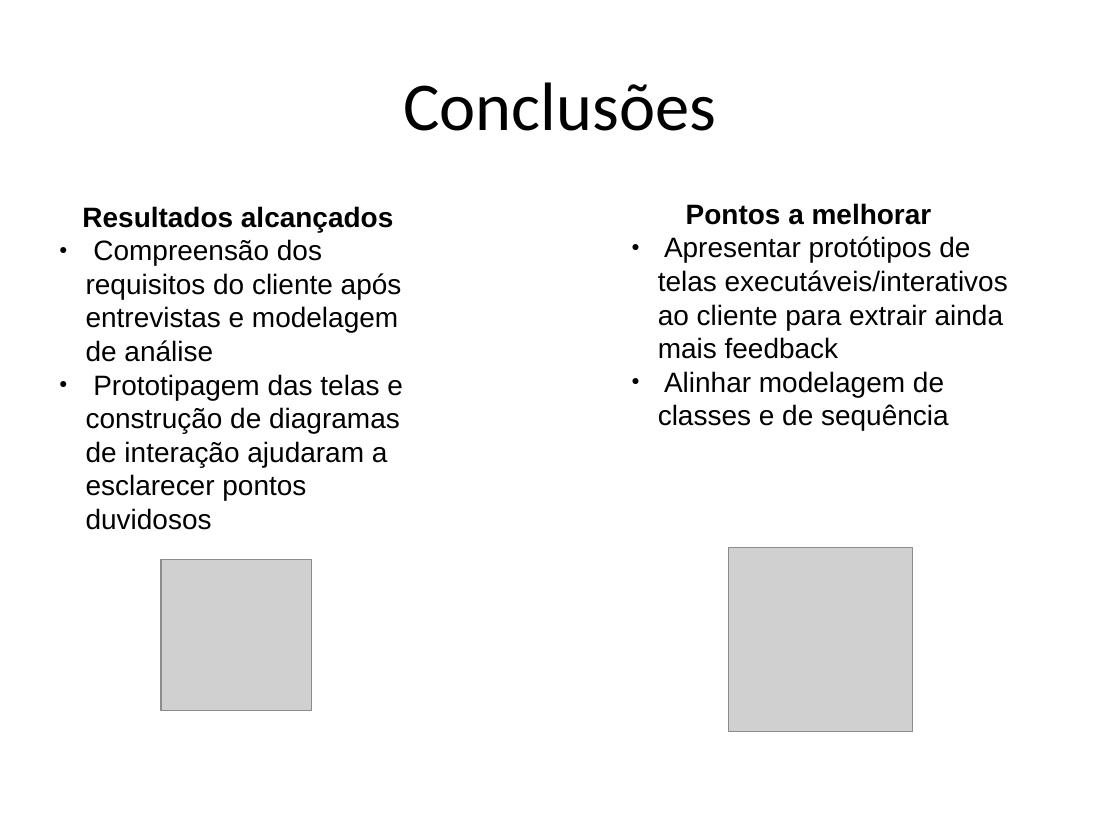
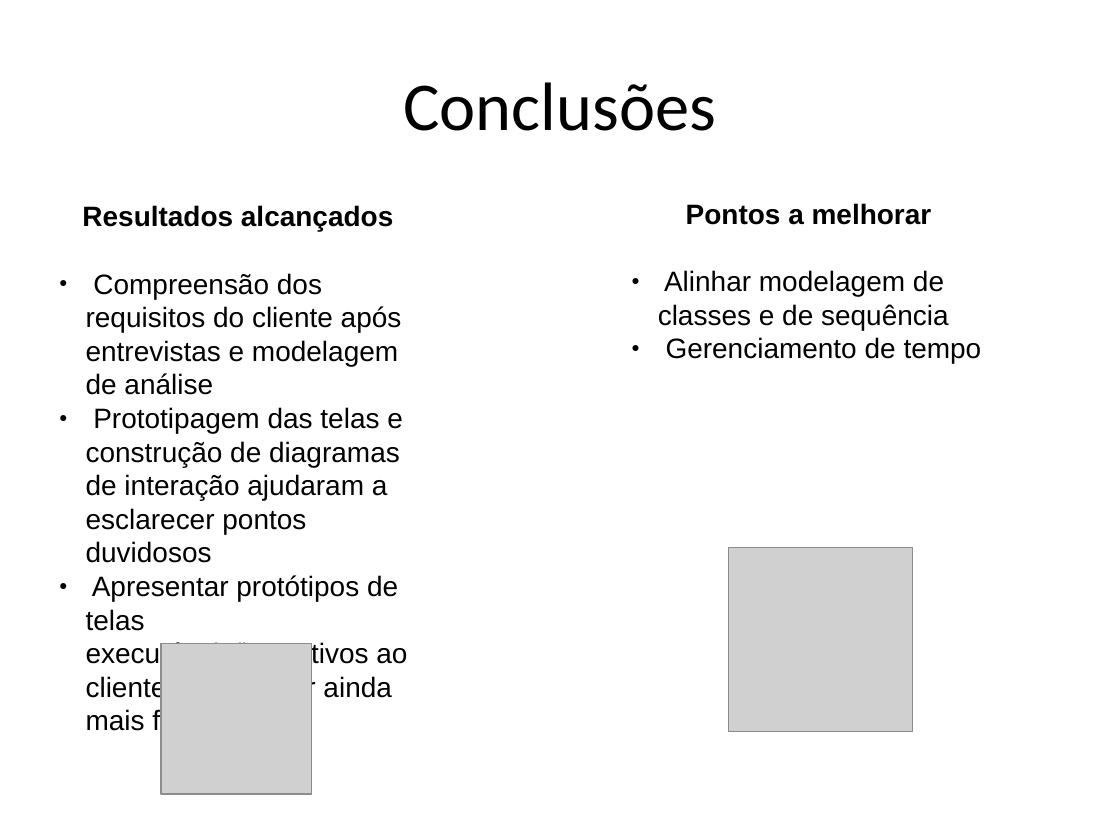
Before and after one commit to Pedro-V/projetorium, a slide deck: slide 17 of documentos/Projetorium-ESI-2023-1.odp. Drawn at 1120x840 pixels with LibreOffice and Linux fonts; fonts in the diff are those of the drawing; grey boxes stand for pictures. Boxes give left, top, right and bottom in pixels: in the first picture for what was removed or moved away, otherwise in the second. Text is boxed around its words. In the diff, an @@ line names an element or a change of style, - is before the commit and + after.

```diff
--- a/documentos/Projetorium-ESI-2023-1.odp
+++ b/documentos/Projetorium-ESI-2023-1.odp
@@ text at (658, 236, 1008, 359): paragraph removed @@
-● Apresentar protótipos de telas executáveis/interativos ao cliente para extrair ainda mais feedback
@@ text at (666, 337, 982, 363): paragraph added @@
+● Gerenciamento de tempo
@@ text at (86, 575, 407, 736): paragraph added @@
+● Apresentar protótipos de telas executáveis/interativos ao cliente para extrair ainda mais feedback
@@ picture: place and size @@
-picture at (161, 560, 311, 710)
+picture at (161, 644, 311, 794)
```
Also in this commit, not shown: 3 other slides changed, 6 other files.
